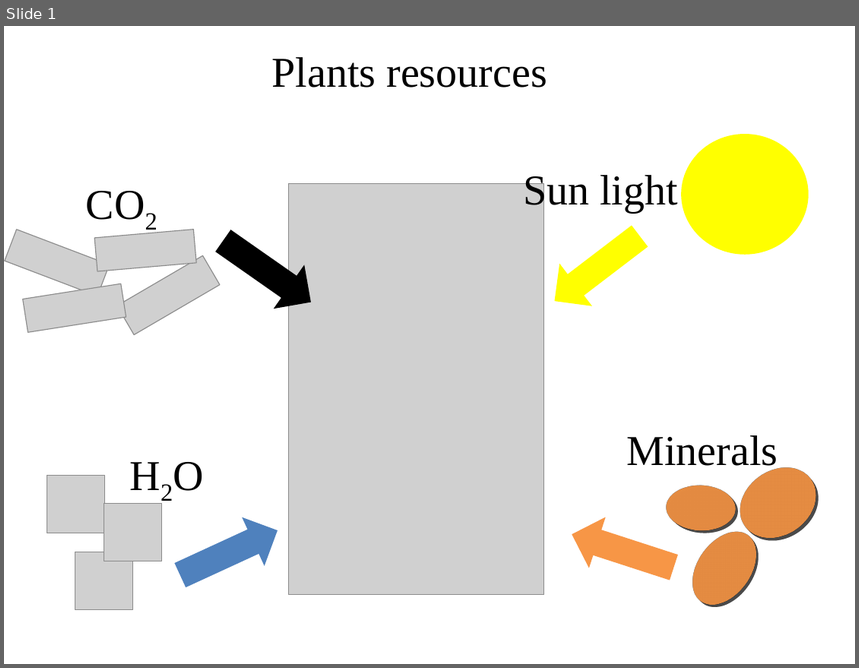
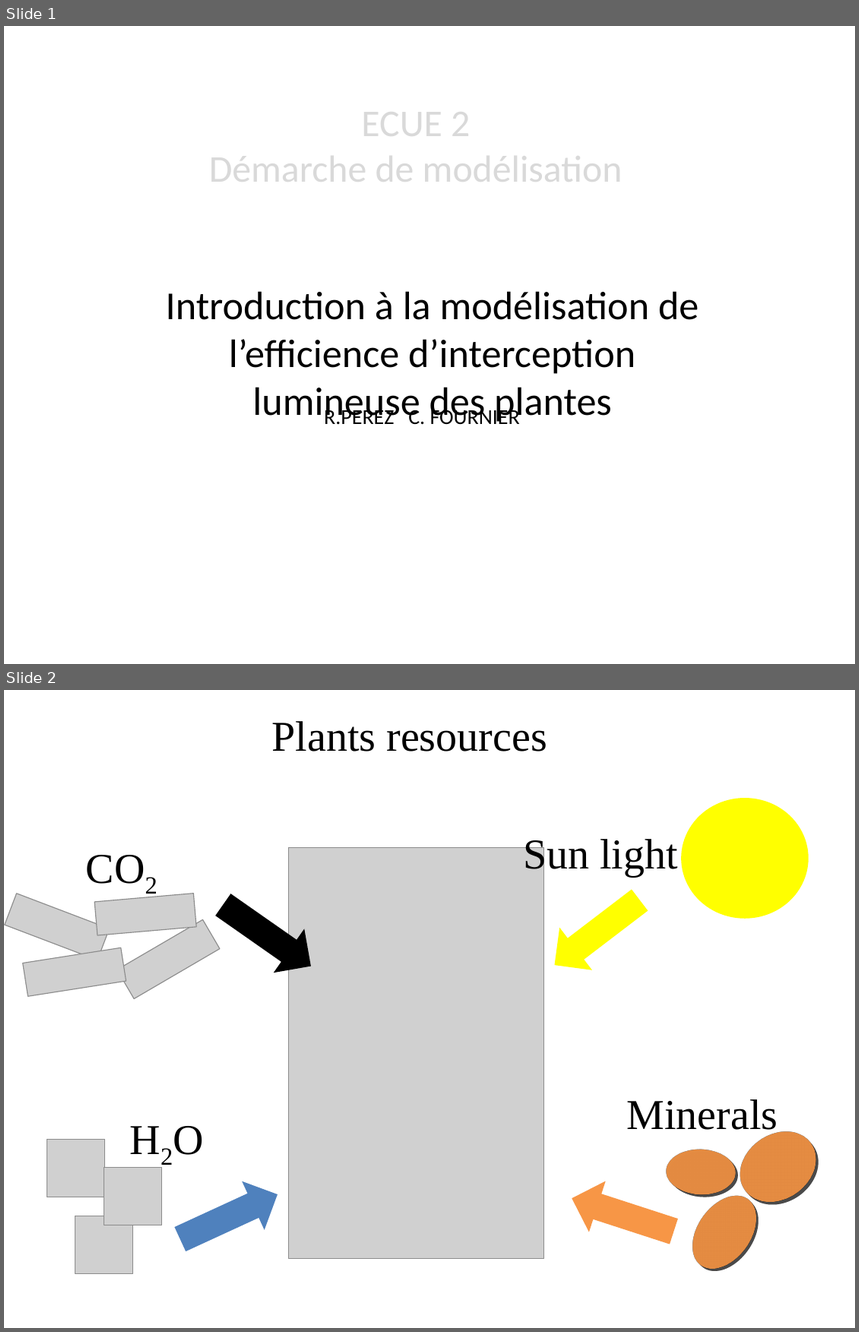
Before and after one commit to openalea-training/supagro_training_2018, a slide deck: TD_1/Intro.pptx. Shown one above the other, each under a label of ours: slide 1 before the commit, slides 1 and 2 after it. The pictures are 859x668 and 859x1332 pixels, drawn with LibreOffice and Linux fonts; fonts in the diff are those of the drawing; grey boxes stand for pictures. Boxes give left, top, right and bottom in pixels: in the first picture for what was removed or moved away, otherwise in the second. Text is boxed around its words. In the diff, an @@ line names an element or a change of style, - is before the commit and + after.

Commit message:
update intro

```diff
--- a/TD_1/Intro.pptx
+++ b/TD_1/Intro.pptx
@@ slide 1 added at (x1=4, y1=26, x2=855, y2=664), background #FFFFFF @@
@@ title added at (x1=209, y1=100, x2=623, y2=192), 32 pt, text #D9D9D9 @@
+ECUE 2
+Démarche de modélisation
@@ subtitle added at (x1=166, y1=291, x2=699, y2=424), 33.6 pt, text #000000 @@
+Introduction à la modélisation de l’efficience d’interception lumineuse des plantes
@@ text added at (x1=324, y1=406, x2=520, y2=425), 18 pt, text #000000 @@
+R.PEREZ C. FOURNIER
@@ what was slide 1 is now slide 2 @@
```
Also in this commit, not shown: 3 slides changed, 3 other slides added, 1 slide removed.
